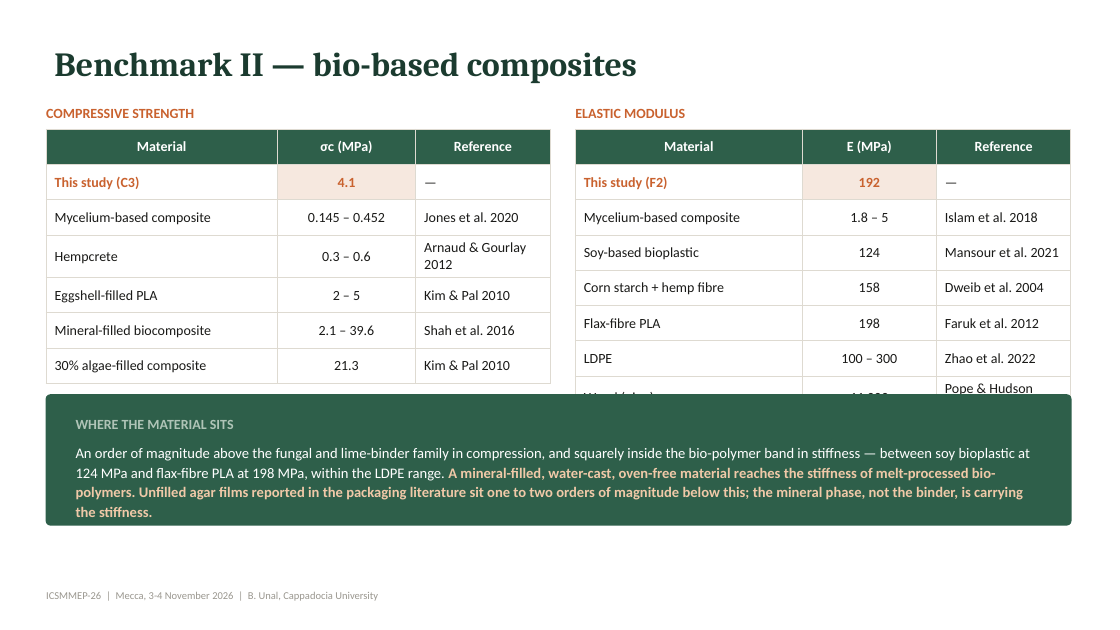
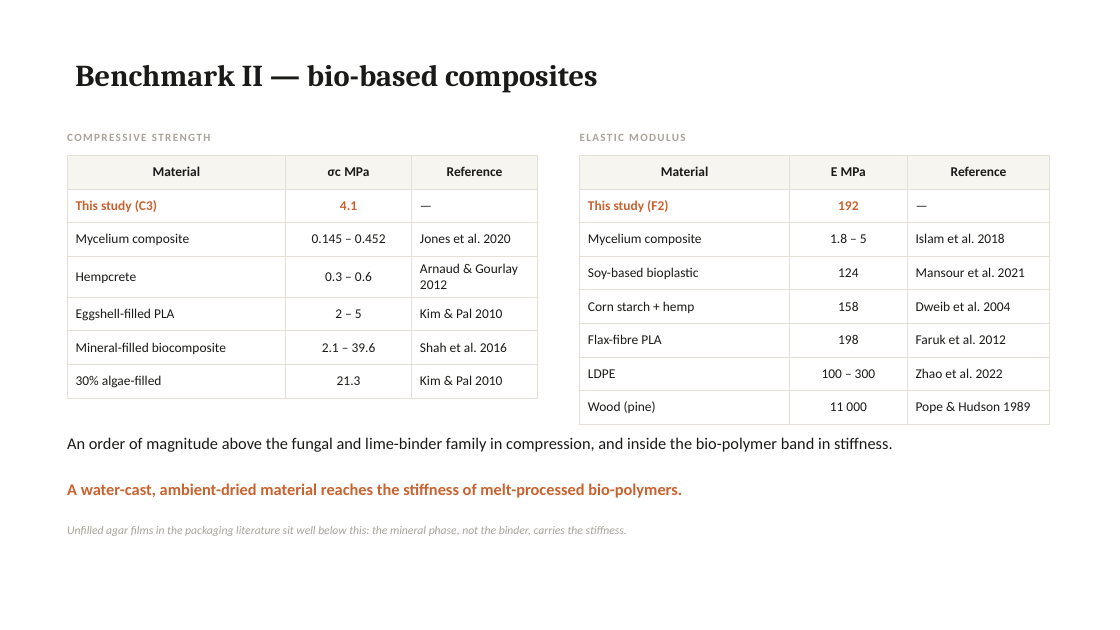
Before and after one commit to bunal91/sanat-ve-mekan, a slide deck: slide 17 of konferans-bildirisi/06-sunum/ICSMMEP26_Presentation_Unal.pptx. Drawn at 1120x630 pixels with LibreOffice and Linux fonts; fonts in the diff are those of the drawing. Boxes give left, top, right and bottom in pixels: in the first picture for what was removed or moved away, otherwise in the second. Text is boxed around its words. In the diff, an @@ line names an element or a change of style, - is before the commit and + after.

```diff
--- a/konferans-bildirisi/06-sunum/ICSMMEP26_Presentation_Unal.pptx
+++ b/konferans-bildirisi/06-sunum/ICSMMEP26_Presentation_Unal.pptx
@@ title "Benchmark II — bio-based composites": place and size @@
-title "Benchmark II — bio-based composites" at [54, 52, 637, 83]
+title "Benchmark II — bio-based composites" at [75, 65, 598, 92]
@@ title "Benchmark II — bio-based composites" at [75, 65, 598, 92]: size 29 to 26 pt, text colour #1B3B2F to #1A1A18 @@
@@ text "COMPRESSIVE STRENGTH": place and size @@
-text "COMPRESSIVE STRENGTH" at [46, 109, 194, 118]
+text "COMPRESSIVE STRENGTH" at [67, 134, 211, 141]
@@ text "COMPRESSIVE STRENGTH" at [67, 134, 211, 141]: size 12 to 9.5 pt, text colour #C9622F to #A8A49B, letter spacing 0 to 1.2 pt @@
@@ text "ELASTIC MODULUS" at [580, 134, 685, 141]: size 12 to 9.5 pt, text colour #C9622F to #A8A49B, letter spacing 0 to 1.2 pt @@
@@ text "ELASTIC MODULUS": place and size @@
-text "ELASTIC MODULUS" at [575, 109, 685, 118]
+text "ELASTIC MODULUS" at [580, 134, 685, 141]
@@ table at [67, 155, 538, 392] @@
-row 1, column 2: σᴄ (MPa)
+row 1, column 2: σᴄ MPa
-row 3, column 1: Mycelium-based composite
+row 3, column 1: Mycelium composite
-row 7, column 1: 30% algae-filled composite
+row 7, column 1: 30% algae-filled
@@ fill #2E5F4A to #F7F5F0 in row 1 @@
@@ fill #F6E8DF to #FFFFFF in row 2, column 2 @@
@@ size 12 to 11.5 pt in "Material", "Reference", "This study (C3)", "4.1" and 14 more places @@
@@ text colour #FFFFFF to #1A1A18 in "Material", "Reference" @@
@@ borders changed @@
@@ table: place and size @@
-table at [46, 129, 550, 377]
+table at [67, 155, 538, 392]
@@ table at [580, 155, 1050, 417] @@
-row 1, column 2: E (MPa)
+row 1, column 2: E MPa
-row 3, column 1: Mycelium-based composite
+row 3, column 1: Mycelium composite
-row 5, column 1: Corn starch + hemp fibre
+row 5, column 1: Corn starch + hemp
@@ fill #2E5F4A to #F7F5F0 in row 1 @@
@@ fill #F6E8DF to #FFFFFF in row 2, column 2 @@
@@ size 12 to 11.5 pt in "Material", "Reference", "This study (F2)", "192" and 17 more places @@
@@ text colour #FFFFFF to #1A1A18 in "Material", "Reference" @@
@@ borders changed @@
@@ table: place and size @@
-table at [576, 129, 1071, 401]
+table at [580, 155, 1050, 417]
@@ rounded rectangle removed at [46, 395, 1071, 525] @@
@@ text added at [67, 437, 893, 452], 14 pt, text #1A1A18 @@
+An order of magnitude above the fungal and lime-binder family in compression, and inside the bio-polymer band in stiffness.
@@ text at [67, 483, 682, 498]: text changed; size 12 to 14 pt; text colour #AFC4B7 to #C9622F @@
-WHERE THE MATERIAL SITS
+A water-cast, ambient-dried material reaches the stiffness of melt-processed bio-polymers.
@@ text at [67, 526, 627, 536]: text changed; size 12.5 to 10 pt; text colour #F0C9A8 to #A8A49B; bold off; italic on @@
-An order of magnitude above the fungal and lime-binder family in compression, and squarely inside the bio-polymer band in stiffness — between soy bioplastic at 124 MPa and flax-fibre PLA at 198 MPa, within the LDPE range. A mineral-filled, water-cast, oven-free material reaches the stiffness of melt-processed bio-polymers. Unfilled agar films reported in the packaging literature sit one to two orders of magnitude below this; the mineral phase, not the binder, is carrying the stiffness.
+Unfilled agar films in the packaging literature sit well below this: the mineral phase, not the binder, carries the stiffness.
@@ text "Unfilled agar films in the ..." at [67, 526, 627, 536]: vertical alignment middle to top @@
@@ text removed at [46, 592, 378, 601] @@
-ICSMMEP-26 | Mecca, 3-4 November 2026 | B. Unal, Cappadocia University
```
Also in this commit, not shown: 22 other slides changed, 4 other files.
